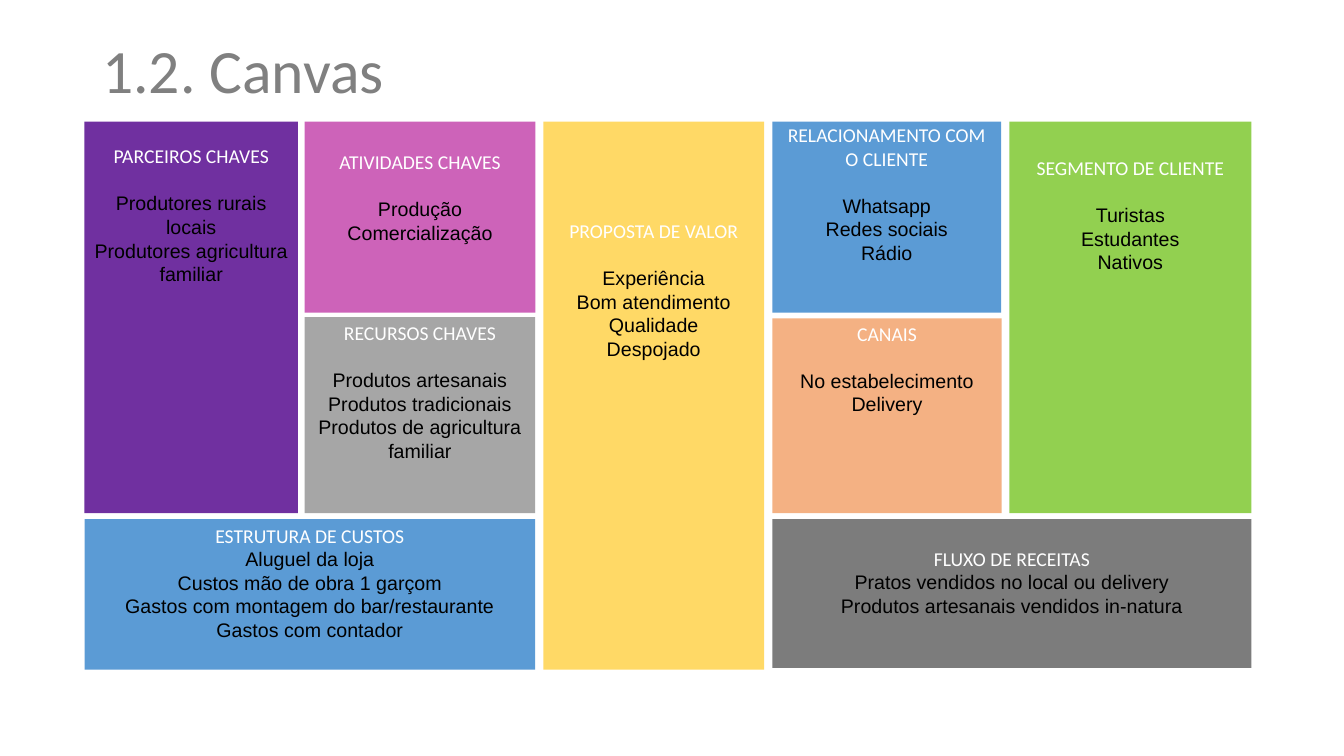
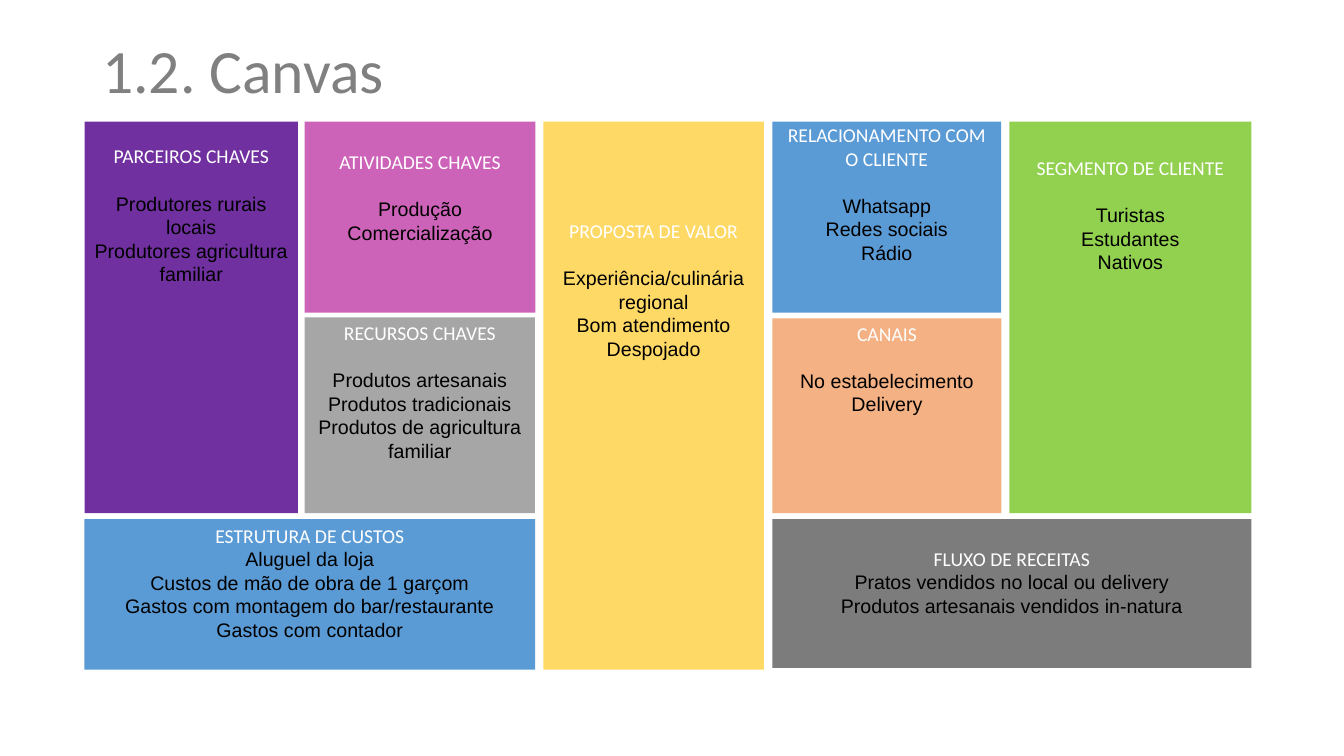
Before and after one commit to renatomarcio18081971/trabalhodeconclusao, a slide deck: slide 4 of plano-de-negocios-restaurante-tioto.pptx. Drawn at 1344x756 pixels with LibreOffice and Linux fonts; fonts in the diff are those of the drawing; background and template pictures are left out. Boxes give left, top, right and bottom in pixels: in the first picture for what was removed or moved away, otherwise in the second. Text is boxed around its words. In the diff, an @@ line names an element or a change of style, - is before the commit and + after.

```diff
--- a/plano-de-negocios-restaurante-tioto.pptx
+++ b/plano-de-negocios-restaurante-tioto.pptx
@@ text in rectangle at (x1=563, y1=270, x2=744, y2=313): text changed @@
-Experiência
+Experiência/culinária regional
@@ text in rectangle at (x1=609, y1=317, x2=698, y2=336): paragraph removed @@
-Qualidade
@@ text in rectangle at (x1=150, y1=575, x2=468, y2=594): text changed @@
-Custos mão de obra 1 garçom
+Custos de mão de obra de 1 garçom
```
Also in this commit, not shown: 4 other slides changed.
